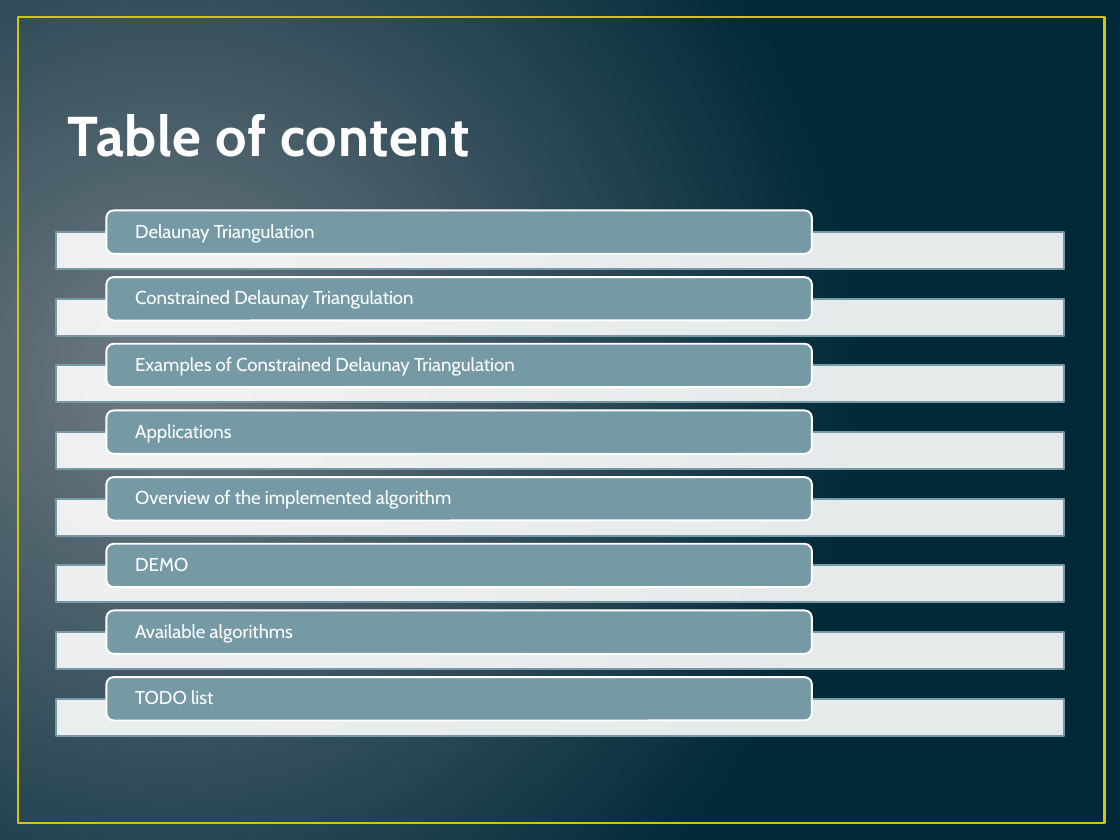
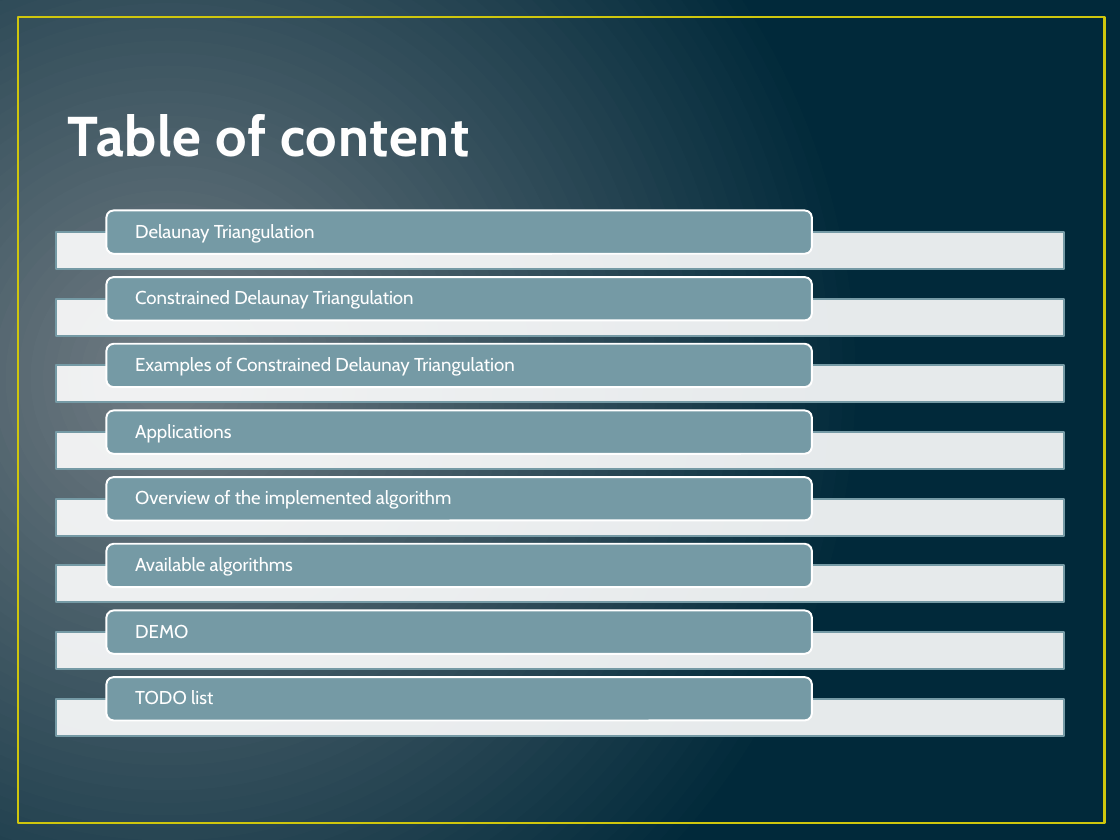
Before and after one commit to hugebdu/jdt-refactored, a slide deck: slide 2 of extra/CDT.pptx. Drawn at 1120x840 pixels with LibreOffice and Linux fonts; fonts in the diff are those of the drawing. Boxes give left, top, right and bottom in pixels: in the first picture for what was removed or moved away, otherwise in the second. Text is boxed around its words. In the diff, an @@ line names an element or a change of style, - is before the commit and + after.

```diff
--- a/extra/CDT.pptx
+++ b/extra/CDT.pptx
@@ text "Available algorithms": place and size @@
-text "Available algorithms" at (135,624,293,643)
+text "Available algorithms" at (135,557,293,576)
@@ text "DEMO": place and size @@
-text "DEMO" at (135,558,188,571)
+text "DEMO" at (135,625,188,638)
```
Also in this commit, not shown: 2 other slides changed.
